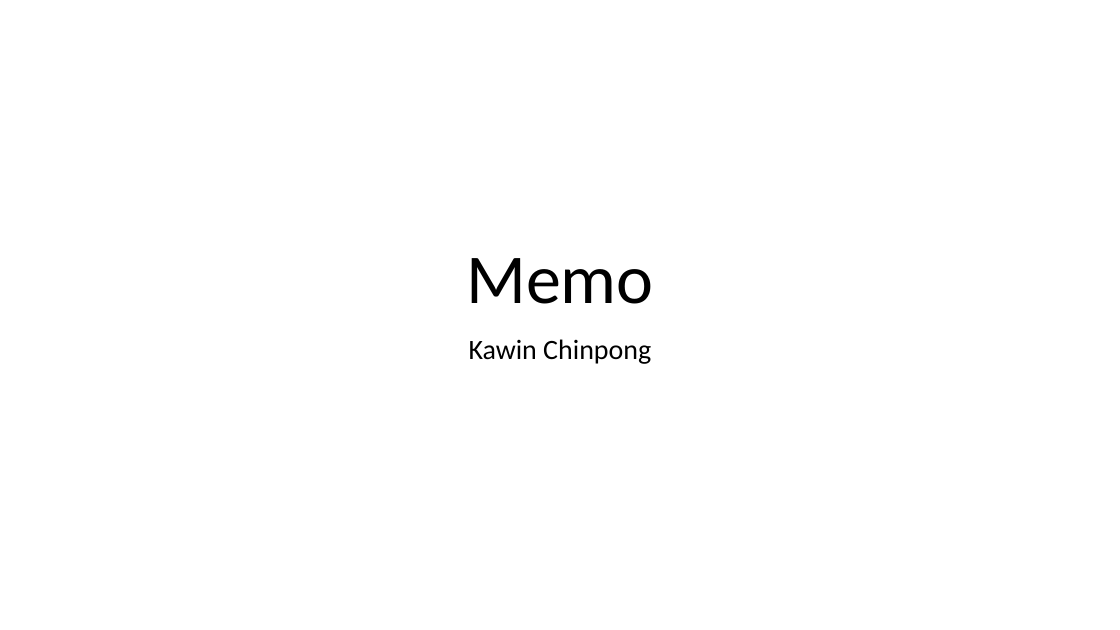
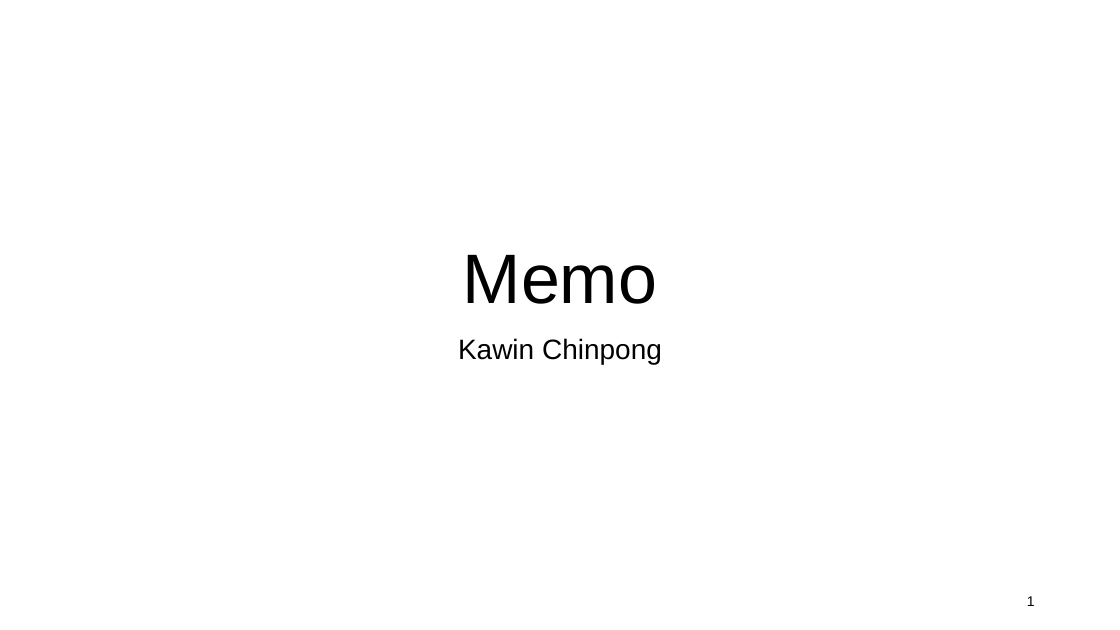
Before and after one commit to kawin7538/ds_hospital_project, a slide deck: slide 1 of memo_presentation/memo.pptx. Drawn at 1120x630 pixels with LibreOffice and Linux fonts; fonts in the diff are those of the drawing. Boxes give left, top, right and bottom in pixels: in the first picture for what was removed or moved away, otherwise in the second. Text is boxed around its words. In the diff, an @@ line names an element or a change of style, - is before the commit and + after.

```diff
--- a/memo_presentation/memo.pptx
+++ b/memo_presentation/memo.pptx
@@ title "Memo" at (x1=463, y1=255, x2=657, y2=304): font Calibri to Arial @@
@@ subtitle "Kawin Chinpong" at (x1=458, y1=338, x2=662, y2=364): font Calibri to Arial @@
@@ page number added at (x1=1027, y1=596, x2=1035, y2=606), 12 pt, text #000000 @@
+1
```
Also in this commit, not shown: 12 other slides changed, 2 slides added, 1 slide removed, 5 other files.
